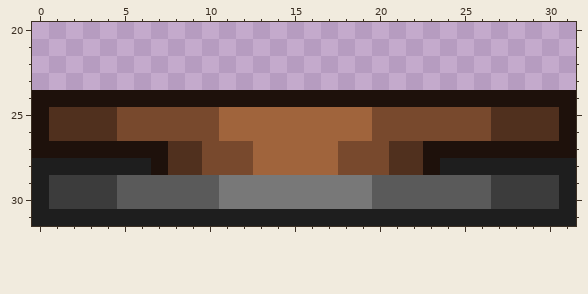
Pixel-art sprite: Assets/Game-Specific Assets/Textures/Characters/Switch/Switch-Up.png. The first picture shows the starting point.
The file is 32x32 pixels. Shown: x 0..31, y 20..31.
New version:
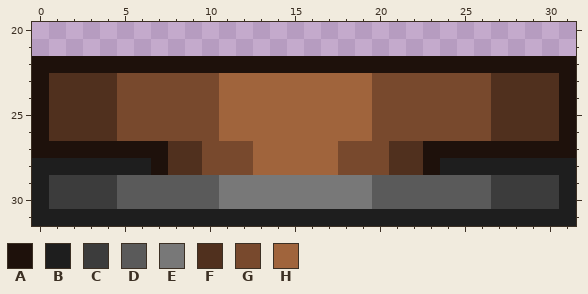
Palette (. is transparent): A #1e110b  B #1e1e1e  C #3c3c3c  D #5a5a5a  E #787878  F #50301e  G #78492d  H #a0643c
Edits made:
Changed rows in their new state; - is an unchanged pixel.
first column x 0:
22 AAAAAAAAAAAAAAAAAAAAAAAAAAAAAAAA
23 AFFFFGGGGGGHHHHHHHHHGGGGGGGFFFFA
24 -FFFFGGGGGGHHHHHHHHHGGGGGGGFFFF-
Where, in picture pixels (left, top, right, bottom), the same in both pictures:
changed: (32, 56, 576, 107)
